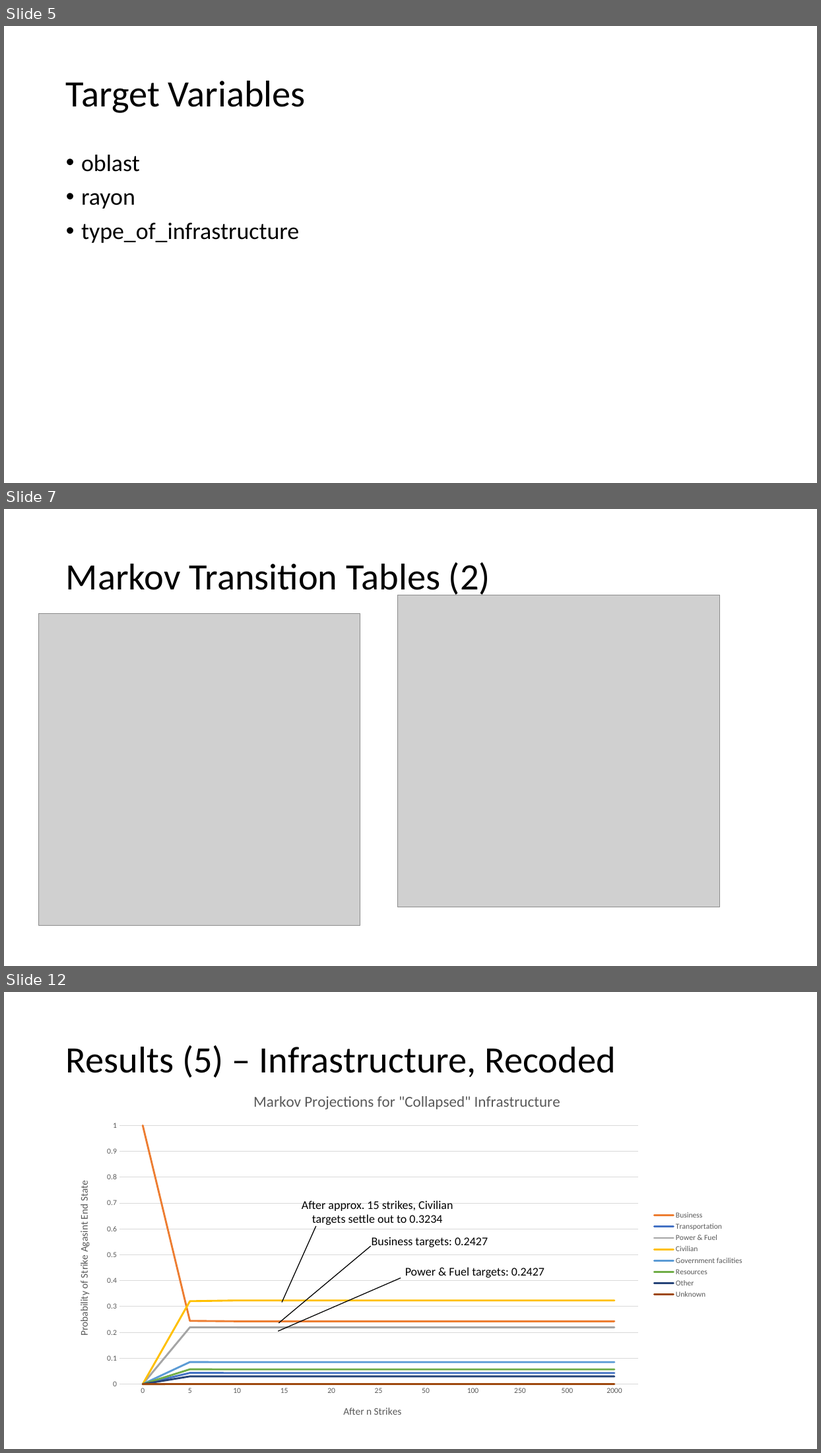
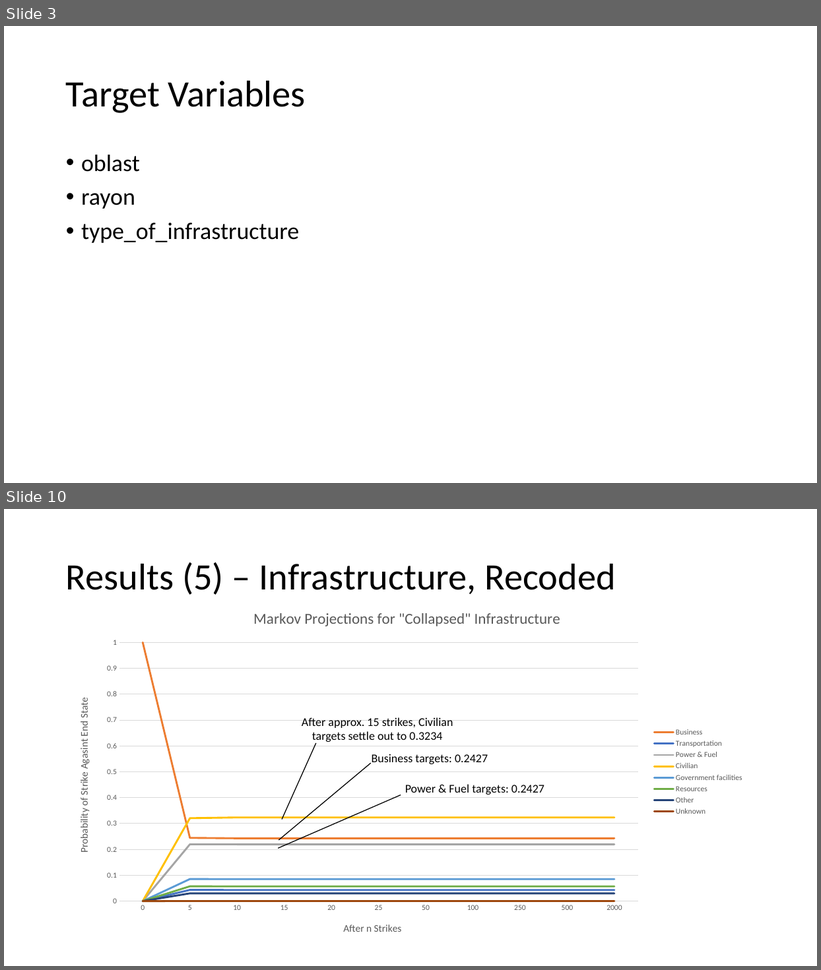
Before and after one commit to eglhannah/understanding_uncertainty_ukraine_project, a slide deck: Slide Deck Skeleton.pptx. Shown one above the other, each under a label of ours: slides 5, 7 and 12 before the commit, slides 3 and 10 after it; the slides between them are not shown. The pictures are 821x1453 and 821x970 pixels, drawn with LibreOffice and Linux fonts; fonts in the diff are those of the drawing; grey boxes stand for pictures. Boxes give left, top, right and bottom in pixels: in the first picture for what was removed or moved away, otherwise in the second. Text is boxed around its words. In the diff, an @@ line names an element or a change of style, - is before the commit and + after.

```diff
--- a/Slide Deck Skeleton.pptx
+++ b/Slide Deck Skeleton.pptx
@@ slide 7 removed at box(4, 509, 817, 966), background #FFFFFF @@
@@ title removed at box(66, 562, 490, 598) @@
-Markov Transition Tables (2)
@@ picture removed at box(398, 595, 720, 907) @@
@@ picture removed at box(39, 614, 360, 925) @@
@@ what was slide 5 is now slide 3 @@
@@ what was slide 12 is now slide 10 @@
```
Also in this commit, not shown: 3 slides changed, 2 slides added, 3 other slides removed.
